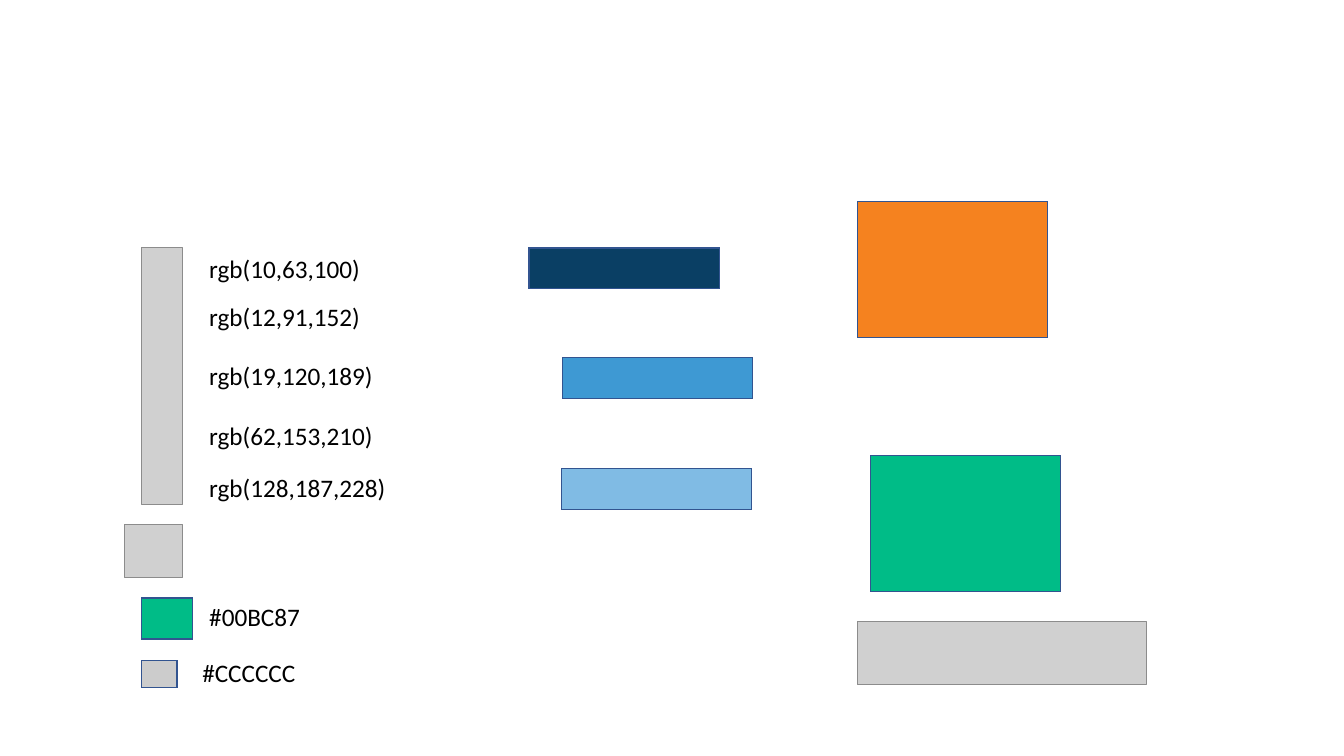
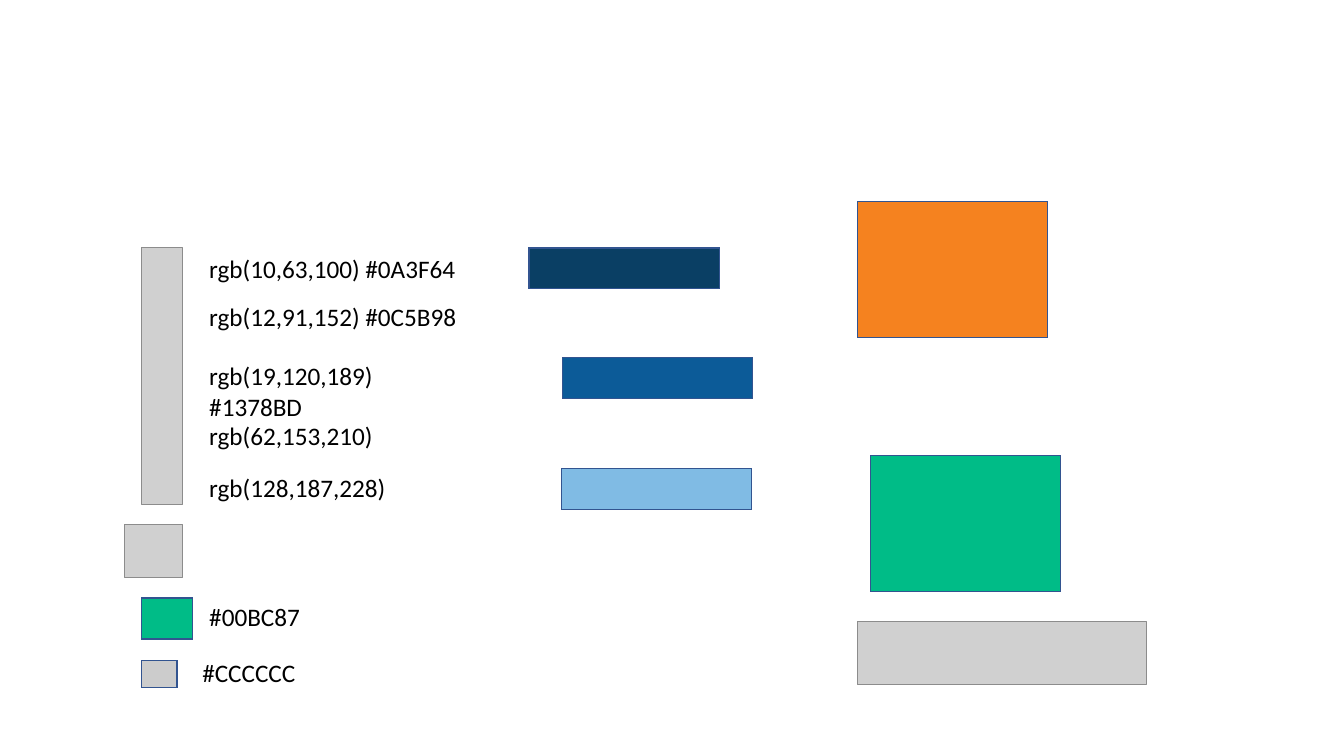
Before and after one commit to pndrake/kffR, a slide deck: slide 1 of Reference/KFF_colors.pptx. Drawn at 1344x756 pixels with LibreOffice and Linux fonts; fonts in the diff are those of the drawing; grey boxes stand for pictures. Boxes give left, top, right and bottom in pixels: in the first picture for what was removed or moved away, otherwise in the second. Text is boxed around its words. In the diff, an @@ line names an element or a change of style, - is before the commit and + after.

```diff
--- a/Reference/KFF_colors.pptx
+++ b/Reference/KFF_colors.pptx
@@ text at [209,259,455,283]: text changed @@
-rgb(10,63,100)
+rgb(10,63,100) #0A3F64
@@ text at [209,307,456,331]: text changed @@
-rgb(12,91,152)
+rgb(12,91,152) #0C5B98
@@ rectangle at [563,358,753,398]: fill #3E99D3 to #0C5B98 @@
@@ text at [209,366,372,417]: text changed @@
-rgb(19,120,189)
+rgb(19,120,189) #1378BD
```
Also in this commit, not shown: 3 other files.
